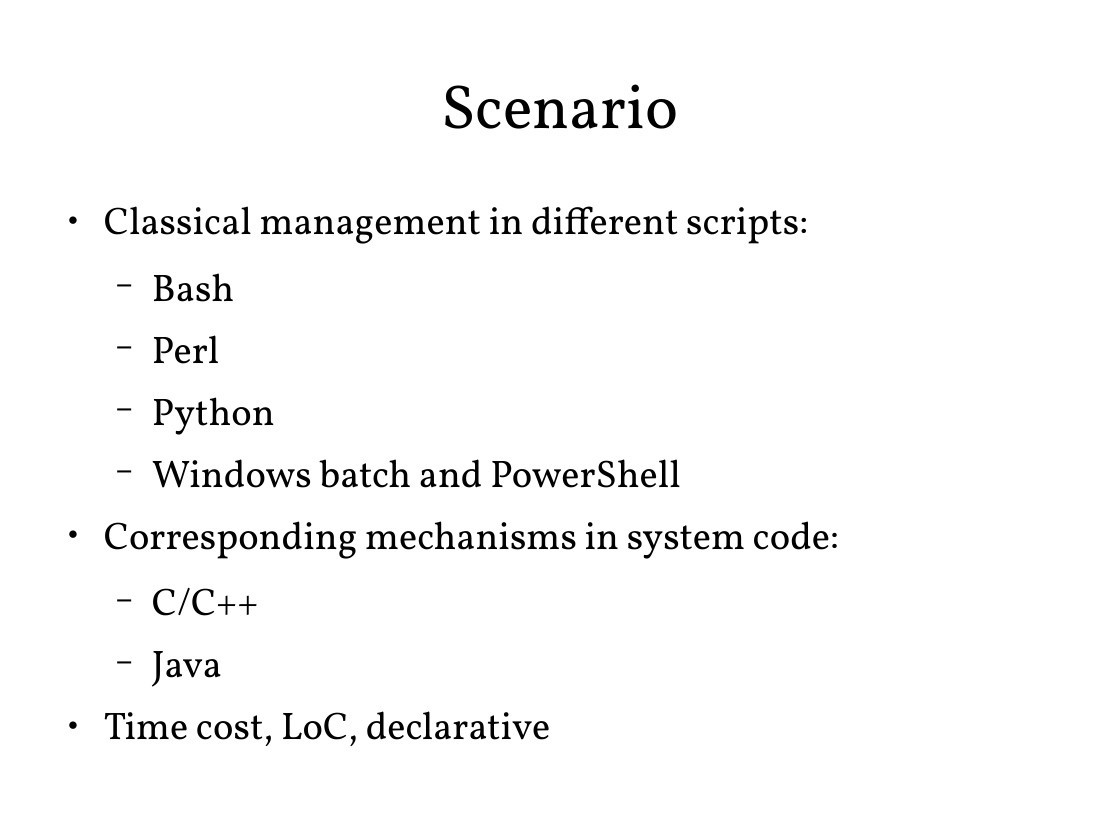
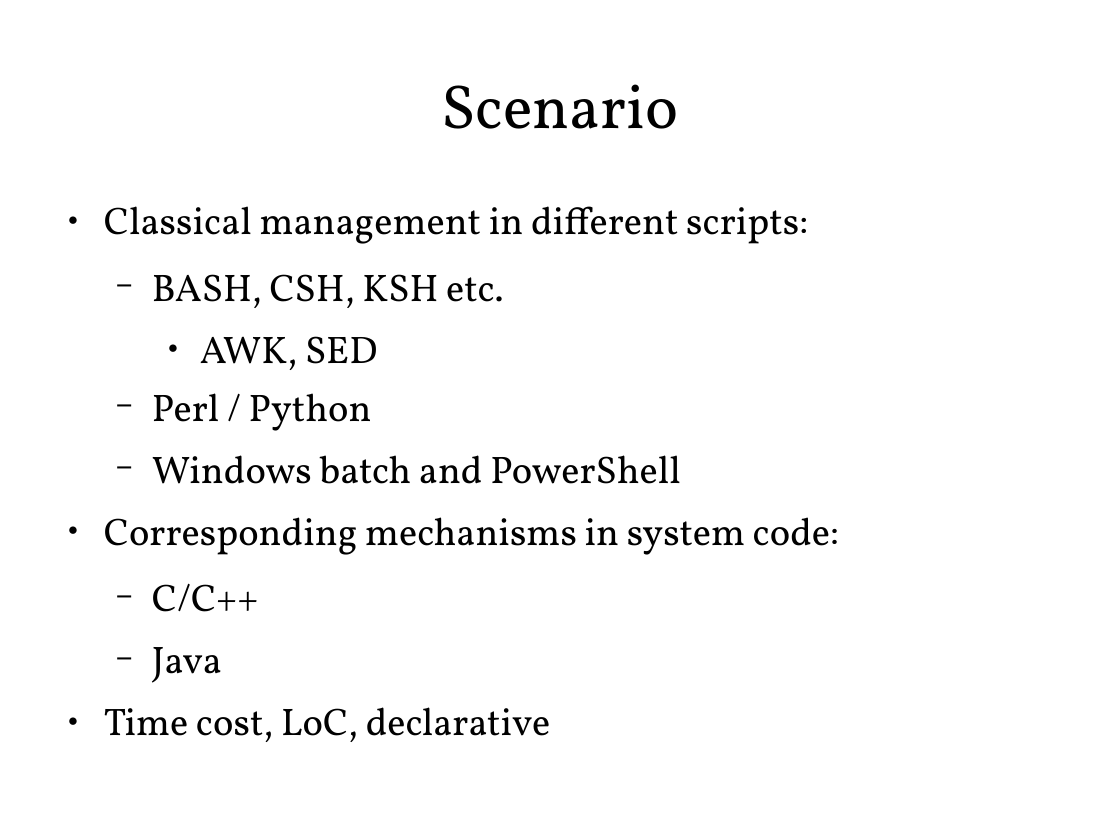
Before and after one commit to ShiZhan/fs-crawler, a slide deck: slide 3 of doc/oam.odp. Drawn at 1120x840 pixels with LibreOffice and Linux fonts; fonts in the diff are those of the drawing. Boxes give left, top, right and bottom in pixels: in the first picture for what was removed or moved away, otherwise in the second. Text is boxed around its words. In the diff, an @@ line names an element or a change of style, - is before the commit and + after.

Commit message:
slides waiting experiments

```diff
--- a/doc/oam.odp
+++ b/doc/oam.odp
@@ text at <box>152,274,504,431</box>: text changed @@
-  − Bash
-  − Perl
-  − Python
+  − BASH, CSH, KSH etc.
+    ● AWK, SED
+  − Perl / Python
```
